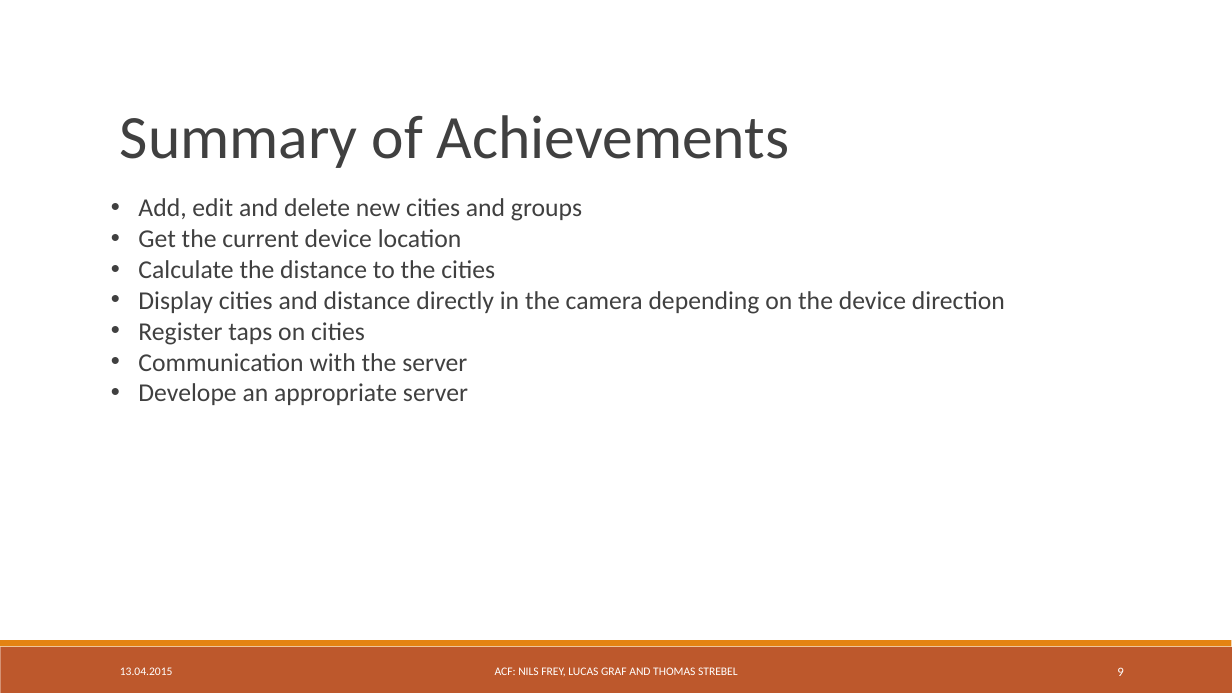
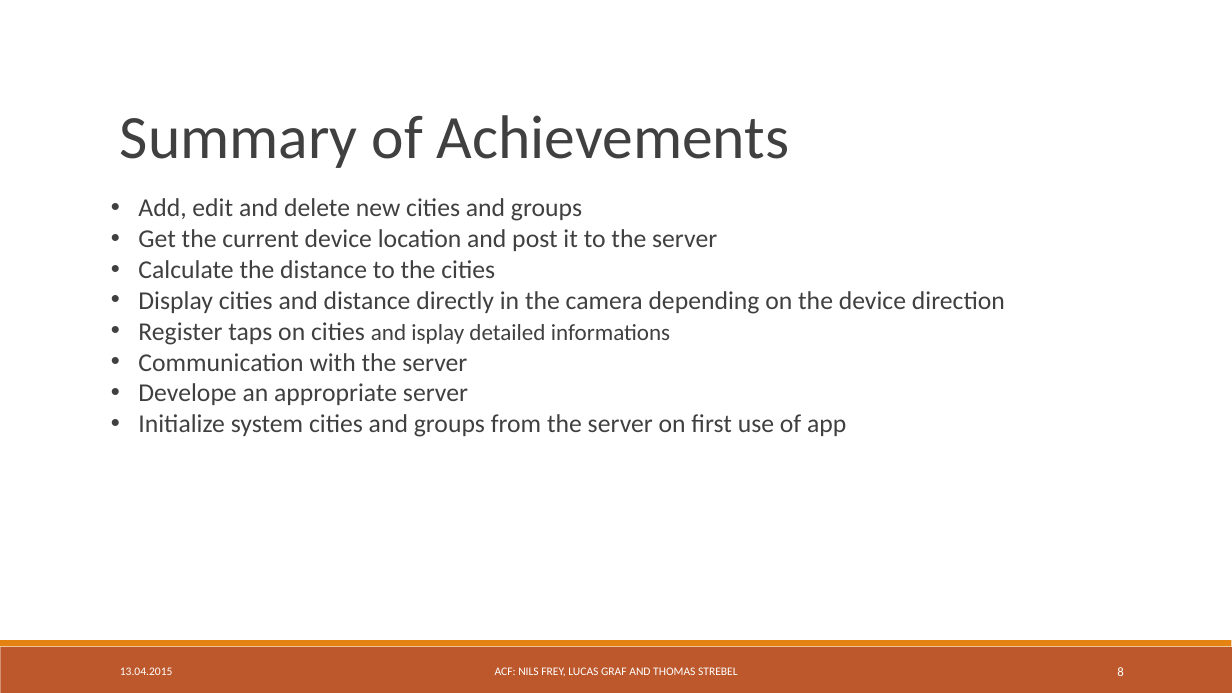
Before and after one commit to freyn42/TSM_MobOp, a slide deck: slide 8 of Presentation/TSM_MobOp Mini Project.ppt (slide 9 before the commit). Drawn at 1232x693 pixels with LibreOffice and Linux fonts; fonts in the diff are those of the drawing. Boxes give left, top, right and bottom in pixels: in the first picture for what was removed or moved away, otherwise in the second. Text is boxed around its words. In the diff, an @@ line names an element or a change of style, - is before the commit and + after.

```diff
--- a/Presentation/TSM_MobOp Mini Project.ppt
+++ b/Presentation/TSM_MobOp Mini Project.ppt
@@ text at (x1=138, y1=229, x2=717, y2=251): text changed @@
-• Get the current device location
+• Get the current device location and post it to the server
@@ text at (x1=138, y1=322, x2=671, y2=345): text changed; size 20 to 18 pt @@
-• Register taps on cities
+• Register taps on cities and isplay detailed informations
@@ text at (x1=138, y1=414, x2=846, y2=437): paragraph added @@
+• Initialize system cities and groups from the server on first use of app
@@ page number at (x1=1117, y1=667, x2=1123, y2=676): text changed @@
-9
+8
```
Also in this commit, not shown: 4 other slides changed, 1 slide removed.
